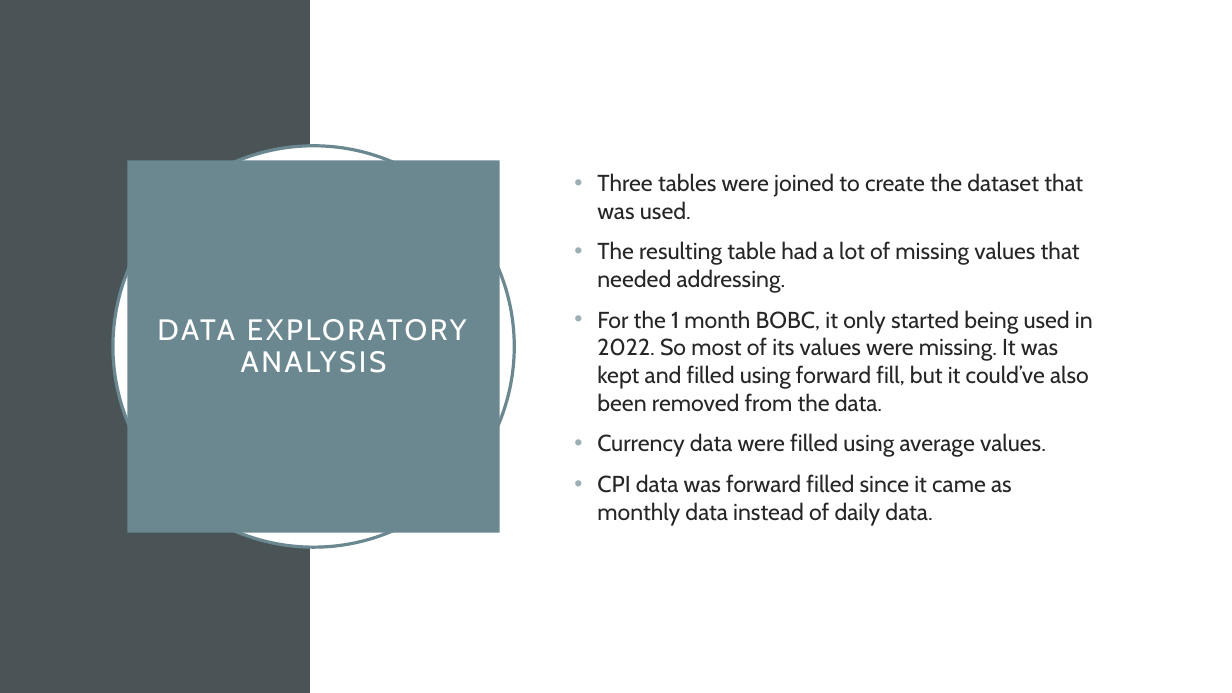
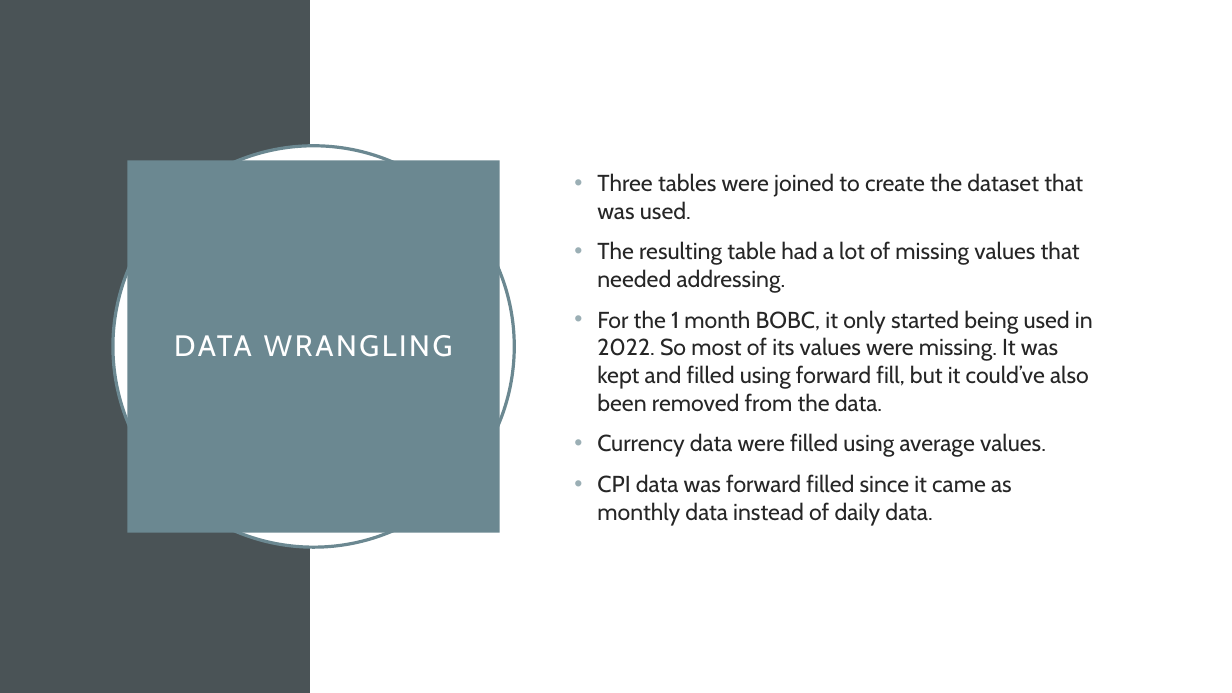
Before and after one commit to Thaps/DataScienceGuidedCapstone, a slide deck: slide 5 of Unit25AdvancedSQL/BOTSWANA CUSTOMER PRICE Index study.pptx (slide 4 before the commit). Drawn at 1232x693 pixels with LibreOffice and Linux fonts; fonts in the diff are those of the drawing. Boxes give left, top, right and bottom in pixels: in the first picture for what was removed or moved away, otherwise in the second. Text is boxed around its words. In the diff, an @@ line names an element or a change of style, - is before the commit and + after.

```diff
--- a/Unit25AdvancedSQL/BOTSWANA CUSTOMER PRICE Index study.pptx
+++ b/Unit25AdvancedSQL/BOTSWANA CUSTOMER PRICE Index study.pptx
@@ title at [174, 335, 453, 357]: text changed @@
-DATA EXPLORATORY ANALYSIS
+DATA WRANGLING
```
Also in this commit, not shown: 7 other slides changed, 1 slide added.
